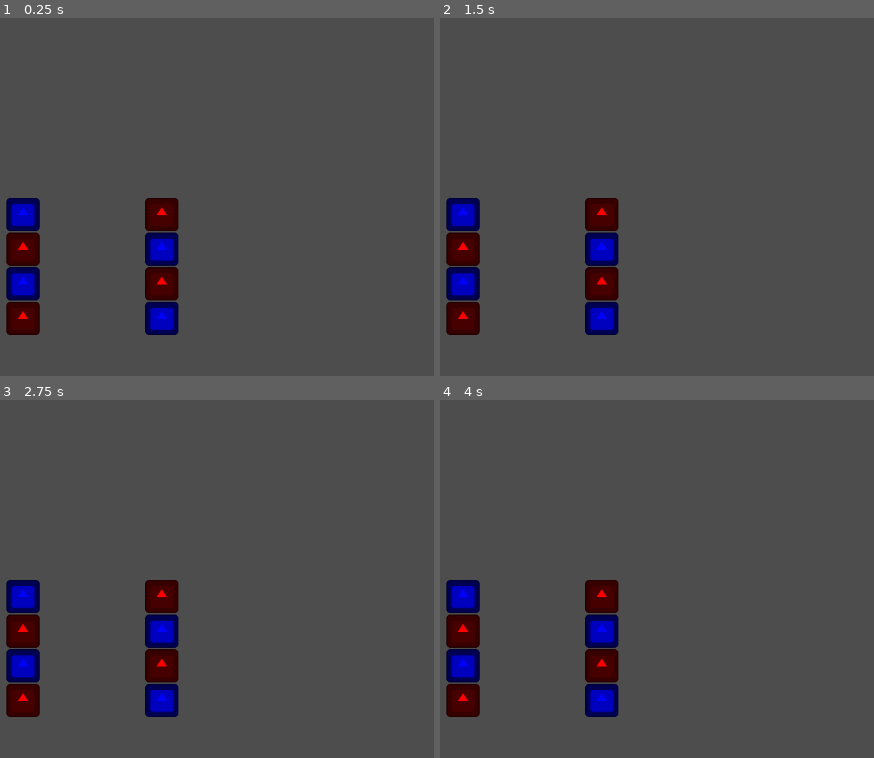
Above: before the commit, frames 1-4 (two rows, left to right).
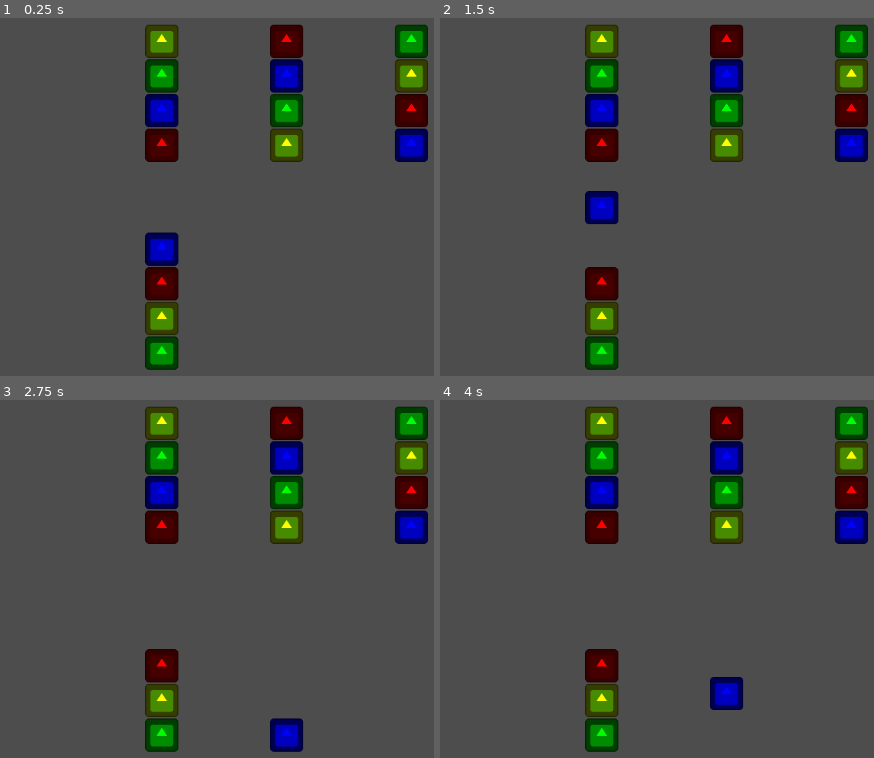
Above: after the commit, the same moments.

Repository: SamiErenBayhan/GodotBallSortPuzzle
Game: Godot game, scene res://main.tscn
Two runs of this game, one before a commit and one after it. Both use one fixed random seed, a clock stepped at 60 frames per second and the inputs below. The engine's default icon, where the game draws it, is replaced by a stand-in: a white triangle on a blue panel in a dark square.
Inputs (mouse positions are in pixels of both pictures, inside the frame that each line leads up to):
- Up to frame 1 (0.25 s): no input
- Up to frame 2 (1.5 s): tap Enter at 0.5 s; move the mouse to (461, 250) at 0.52 s; click (461, 250) at 0.67 s; tap Space at 1.25 s; move the mouse to (600, 250) at 1.27 s; click (600, 250) at 1.42 s
- Up to frame 3 (2.75 s): tap Enter at 2 s; move the mouse to (299, 632) at 2.02 s; click (299, 632) at 2.17 s
- Up to frame 4 (4 s): tap Space at 2.75 s; move the mouse to (717, 668) at 2.77 s; click (717, 668) at 2.92 s; tap Enter at 3.5 s; move the mouse to (outside the picture) at 3.52 s; click (outside the picture) at 3.67 s

The runs differ from the first frame. In frame 1, 14% of the frame differs, in the area x 1-99%, y 1-99%; in frame 2, 14%; in frame 3, 15%; in frame 4, 15%.

Commit message:
Tüpler ve toplar ayarlandı temel mekanikler oturtuldu

Diff:
--- a/Tube.tscn
+++ b/Tube.tscn
@@ -3,10 +3,11 @@
 [ext_resource type="Script" uid="uid://dho8ttyd26iqf" path="res://tube.gd" id="1_fm3gm"]
 
 [sub_resource type="RectangleShape2D" id="RectangleShape2D_fm3gm"]
-size = Vector2(64, 256)
+size = Vector2(64, 216)
 
-[node name="Tube" type="Area2D" unique_id=87349639]
+[node name="Tube" type="Area2D" unique_id=1572788644]
 script = ExtResource("1_fm3gm")
 
-[node name="CollisionShape2D" type="CollisionShape2D" parent="." unique_id=1858643113]
+[node name="CollisionShape2D" type="CollisionShape2D" parent="." unique_id=1748954773]
+position = Vector2(0, 20)
 shape = SubResource("RectangleShape2D_fm3gm")
--- a/main.gd
+++ b/main.gd
@@ -1,45 +1,102 @@
 extends Node2D
 
-const BALL_SCENE = preload("res://ball.tscn")
 const TUBE_SCENE = preload("res://Tube.tscn")
+const BALL_SCENE = preload("res://Ball.tscn")
 
-var color_dict = {
+const HOVER_HEIGHT = 60
+
+const GAME_COLORS = {
 	"Kırmızı": Color.RED,
 	"Mavi": Color.BLUE,
 	"Yeşil": Color.GREEN,
 	"Sarı": Color.YELLOW
 }
-# Called when the node enters the scene tree for the first time.
-func _ready() -> void:
-	generate_level()
 
+var selected_tube = null
 
-# Called every frame. 'delta' is the elapsed time since the previous frame.
-func _process(delta: float) -> void:
-	pass
+func _ready():
+	var test_level = [
+		["Kırmızı", "Mavi", "Yeşil", "Sarı"],
+		["Sarı", "Yeşil", "Mavi", "Kırmızı"],
+		["Mavi", "Kırmızı", "Sarı", "Yeşil"],
+		["Yeşil", "Sarı", "Kırmızı", "Mavi"],
+		[], # Boş tüp 1
+		[]  # Boş tüp 2
+	]
+	build_level(test_level)
 
-func generate_level():
-	var level_data = [
-		["Kırmızı", "Mavi", "Kırmızı", "Mavi"],  # 0. Tüpün renkleri
-		["Mavi", "Kırmızı", "Mavi", "Kırmızı"],  # 1. Tüpün renkleri
-		[]                                       # 2. Tüp (Boş tüp)
-	]
+func build_level(level_data: Array):
+	# Ekrana elinle milimetrik grid çiziyoruz:
+	var start_x = 350   # İlk tüpün soldan uzaklığı
+	var spacing_x = 180 # Yan yana tüplerin arası
+	var spacing_y = 300 # Üst satır ile alt satırın arası
+	var row_1_y = 150   # Üst satırın yüksekliği
+
 	for i in range(level_data.size()):
 		var new_tube = TUBE_SCENE.instantiate()
-		new_tube.global_position = Vector2(150 + (i * 200), 400)
 		new_tube.name = "Tube_" + str(i)
+
+		# 💡 ALTLI ÜSTLÜ SİHİR:
+		# İlk 3 tüp (0,1,2) üst satıra, kalanlar (3,4,5) alt satıra dizilir!
+		if i < 3:
+			new_tube.global_position = Vector2(start_x + (i * spacing_x), row_1_y)
+		else:
+			new_tube.global_position = Vector2(start_x + ((i - 3) * spacing_x), row_1_y + spacing_y)
+
 		add_child(new_tube)
+
+		# Godot'nun en sağlam, orijinal tıklama bağlantısı:
 		new_tube.input_event.connect(_on_tube_clicked.bind(new_tube))
 
+		# Topları dizme mantığı (Dünya koordinatıyla pürüzsüz çalışır)
 		var tube_colors = level_data[i]
 		for color_name in tube_colors:
 			var new_ball = BALL_SCENE.instantiate()
-			var target_color = color_dict[color_name]
+			var target_color = GAME_COLORS[color_name]
 			new_ball.set_ball_color(color_name, target_color)
+
 			new_ball.global_position = new_tube.get_next_available_position()
 			add_child(new_ball)
 			new_tube.ball_stack.append(new_ball)
 
+# Boş tüpleri de, renk uyumunu da %100 kusursuz yöneten ana motor:
 func _on_tube_clicked(viewport: Node, event: InputEvent, shape_idx: int, clicked_tube: Area2D):
 	if event is InputEventMouseButton and event.button_index == MOUSE_BUTTON_LEFT and event.pressed:
-		print("Main Script Algıladı -> Tıklanan Tüp: ", clicked_tube.name)
+		var from_tube = selected_tube
+		var to_tube = clicked_tube
+
+		if selected_tube == null:
+			if clicked_tube.ball_stack.is_empty():
+				return # Boş tüpe tıklanırsa hiçbir şey yapma
+			selected_tube = clicked_tube
+			var top_ball = selected_tube.ball_stack.back()
+			top_ball.global_position.y -= HOVER_HEIGHT
+
+		# 2. DURUM: Aynı tüpe tekrar tıklama (İptal)
+		elif selected_tube == clicked_tube or to_tube.ball_stack.size() >= to_tube.MAX_CAPACITY:
+			var top_ball = selected_tube.ball_stack.back()
+			top_ball.global_position.y += HOVER_HEIGHT
+			selected_tube = null
+
+		# 3. DURUM: Başka tüpe transfer
+		else:
+			# Hedef tüp doluysa hamleyi engelle
+			if to_tube.ball_stack.size() >= to_tube.MAX_CAPACITY:
+				return
+
+			var ball_to_move = from_tube.ball_stack.back()
+
+			# 💡 BOŞ TÜP KONTROLÜ: Hedef tüp boşsa renk ne olursa olsun transferi KABUL ET!
+			if not to_tube.ball_stack.is_empty():
+				var target_top_ball = to_tube.ball_stack.back()
+				var top_ball = selected_tube.ball_stack.back()
+				if ball_to_move.ball_color_name != target_top_ball.ball_color_name:
+					top_ball.global_position.y += HOVER_HEIGHT
+					selected_tube = null
+					return
+
+			# Transfer başarılı: Hafıza kayıtlarını güncelle ve topu fiziksel olarak kaydır
+			from_tube.ball_stack.pop_back()
+			ball_to_move.global_position = to_tube.get_next_available_position()
+			to_tube.ball_stack.append(ball_to_move)
+			selected_tube = null
--- a/tube.gd
+++ b/tube.gd
@@ -1,27 +1,21 @@
 extends Area2D
+class_name Tube
 
-var ball_stack = []
-const max_capasity = 4
-const ball_spacing = 50.0
-const bottom_y = 100.0
-var slot_positions: Array = []# Bu tüpün sahnedeki konumlarına erişmek için pozisyon listesi üretiyoruz
+const MAX_CAPACITY = 4
+var ball_stack: Array = []
+var slot_positions: Array = []
 
 func _ready() -> void:
-	for i in range(max_capasity):
-		var slot_y = bottom_y - (i * ball_spacing)
-		slot_positions.append(Vector2(0, slot_y))
-
-
-# Called every frame. 'delta' is the elapsed time since the previous frame.
-func _process(delta: float) -> void:
-	pass
+	# Saf Node2D dünyasındayız, ofsetler eksi (yukarı doğru) çalışır:
+	slot_positions = [
+		Vector2(0, 100),   # 1. kat (En dip)
+		Vector2(0, 50),   # 2. kat
+		Vector2(0, 0),  # 3. kat
+		Vector2(0, -50)   # 4. kat (En üst)
+	]
 
 func get_next_available_position() -> Vector2:
 	var current_size = ball_stack.size()
-	if current_size < max_capasity:
+	if current_size < MAX_CAPACITY:
 		return global_position + slot_positions[current_size]
 	return global_position
-
-func _on_input_event(viewport: Node, event: InputEvent, shape_idx: int) -> void:
-	if event is InputEventMouseButton and event.button_index == MOUSE_BUTTON_LEFT and event.pressed:
-		print(name, " tüpüne tıklandı! İçindeki top sayısı: ", ball_stack.size())
